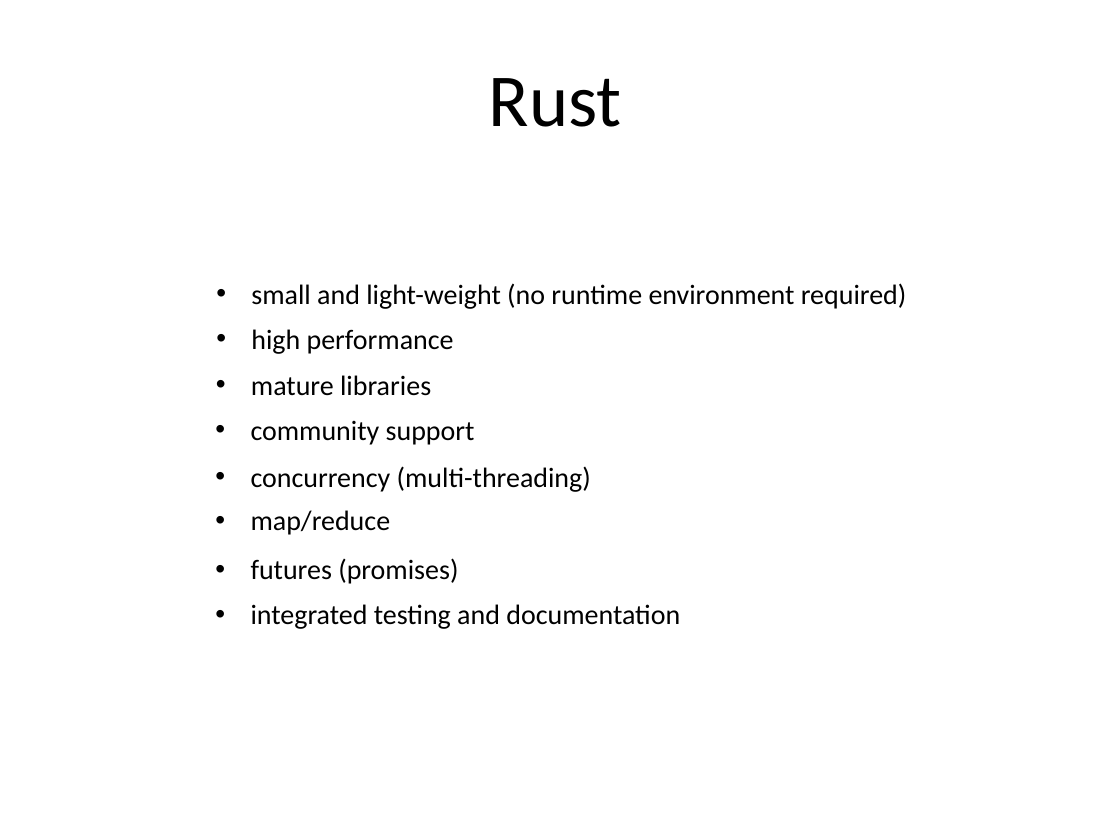
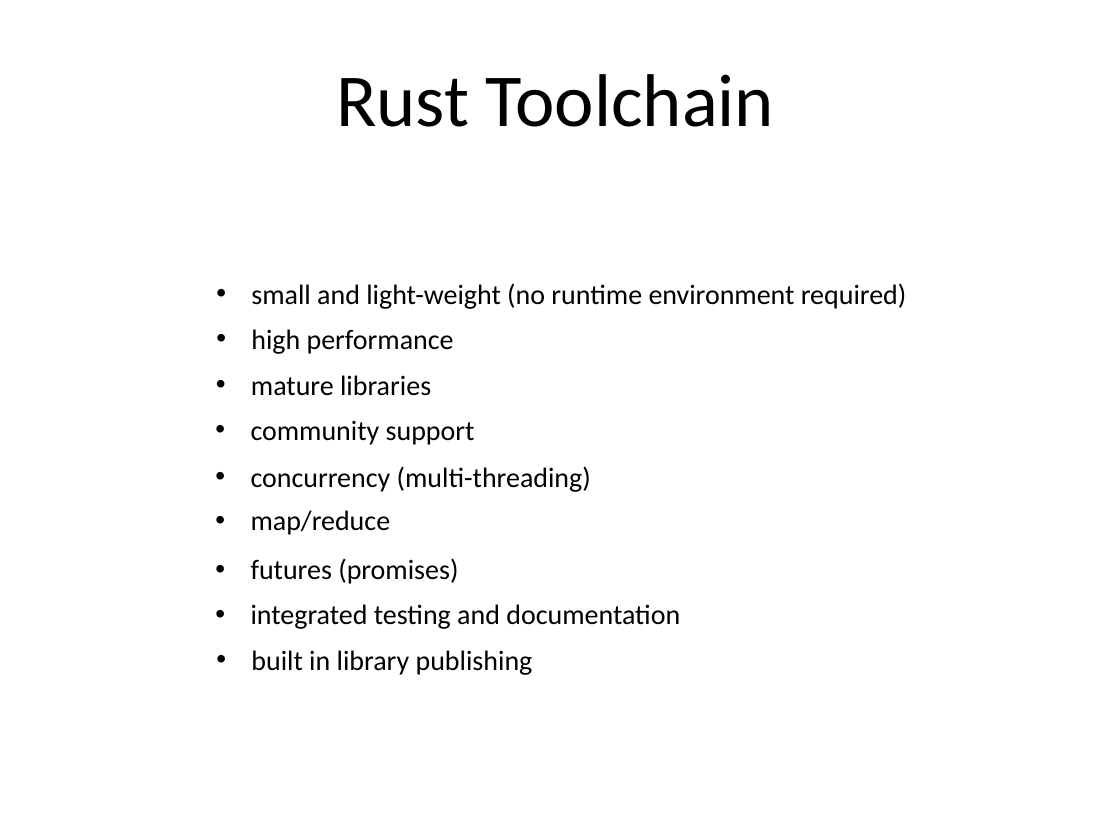
Before and after one commit to dsietz/test-data-generation, a slide deck: slide 24 of An Introduciton to Test Data Generation.pptx (slide 25 before the commit). Drawn at 1120x840 pixels with LibreOffice and Linux fonts; fonts in the diff are those of the drawing. Boxes give left, top, right and bottom in pixels: in the first picture for what was removed or moved away, otherwise in the second. Text is boxed around its words. In the diff, an @@ line names an element or a change of style, - is before the commit and + after.

Commit message:
updated presentation

```diff
--- a/An Introduciton to Test Data Generation.pptx
+++ b/An Introduciton to Test Data Generation.pptx
@@ text at bbox=[336, 74, 774, 127]: text changed @@
-Rust
+Rust Toolchain
@@ text added at bbox=[251, 650, 533, 675], 18 pt, text #000000 @@
+• built in library publishing
```
Also in this commit, not shown: 3 other slides changed, 1 slide added, 3 slides removed.
